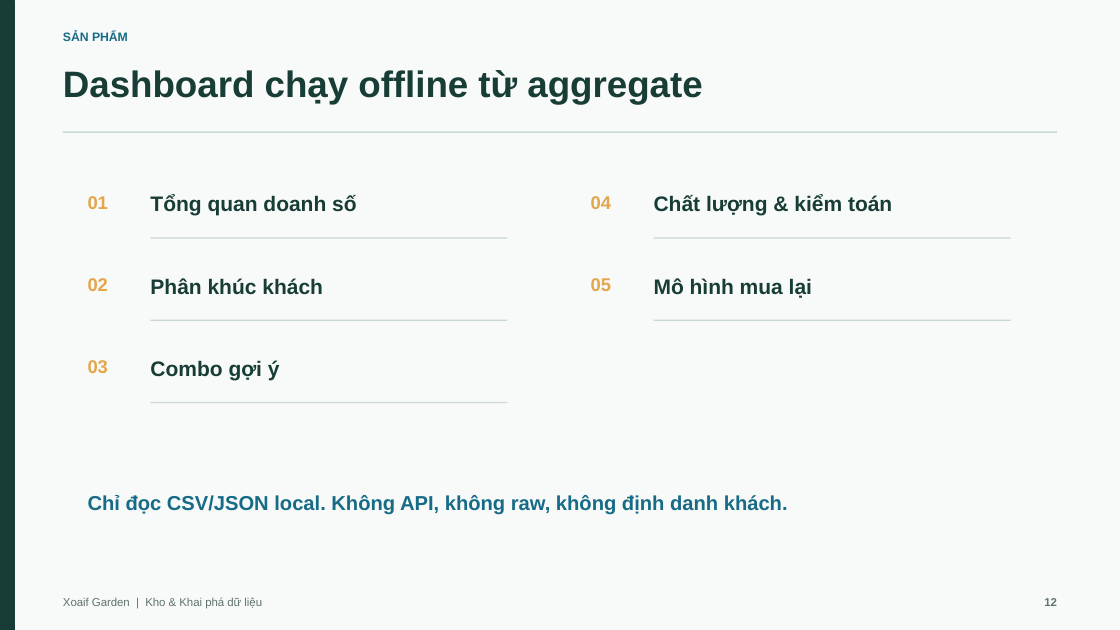
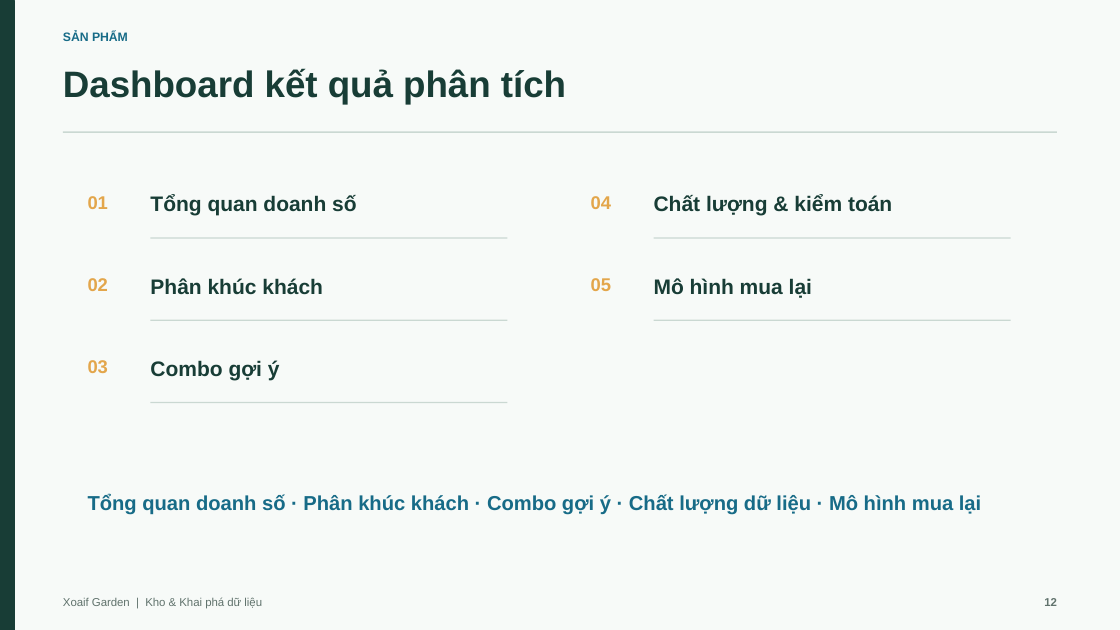
Before and after one commit to nguyenducanh03112005/Xoaif, a slide deck: slide 12 of slides/Xoaif_Final.pptx. Drawn at 1120x630 pixels with LibreOffice and Linux fonts; fonts in the diff are those of the drawing. Boxes give left, top, right and bottom in pixels: in the first picture for what was removed or moved away, otherwise in the second. Text is boxed around its words. In the diff, an @@ line names an element or a change of style, - is before the commit and + after.

```diff
--- a/slides/Xoaif_Final.pptx
+++ b/slides/Xoaif_Final.pptx
@@ text at (x1=63, y1=69, x2=566, y2=105): text changed @@
-Dashboard chạy offline từ aggregate
+Dashboard kết quả phân tích
@@ text at (x1=88, y1=494, x2=981, y2=515): text changed @@
-Chỉ đọc CSV/JSON local. Không API, không raw, không định danh khách.
+Tổng quan doanh số · Phân khúc khách · Combo gợi ý · Chất lượng dữ liệu · Mô hình mua lại
```
Also in this commit, not shown: 12 other slides changed, 1 slide added, 1 slide removed, 7 other files.
